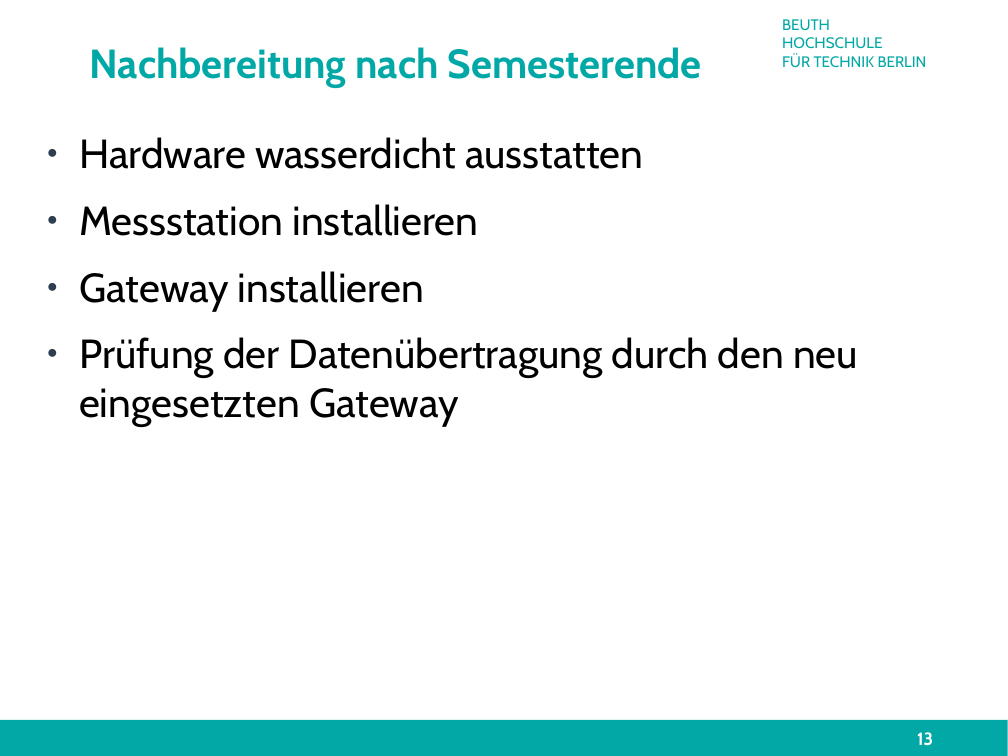
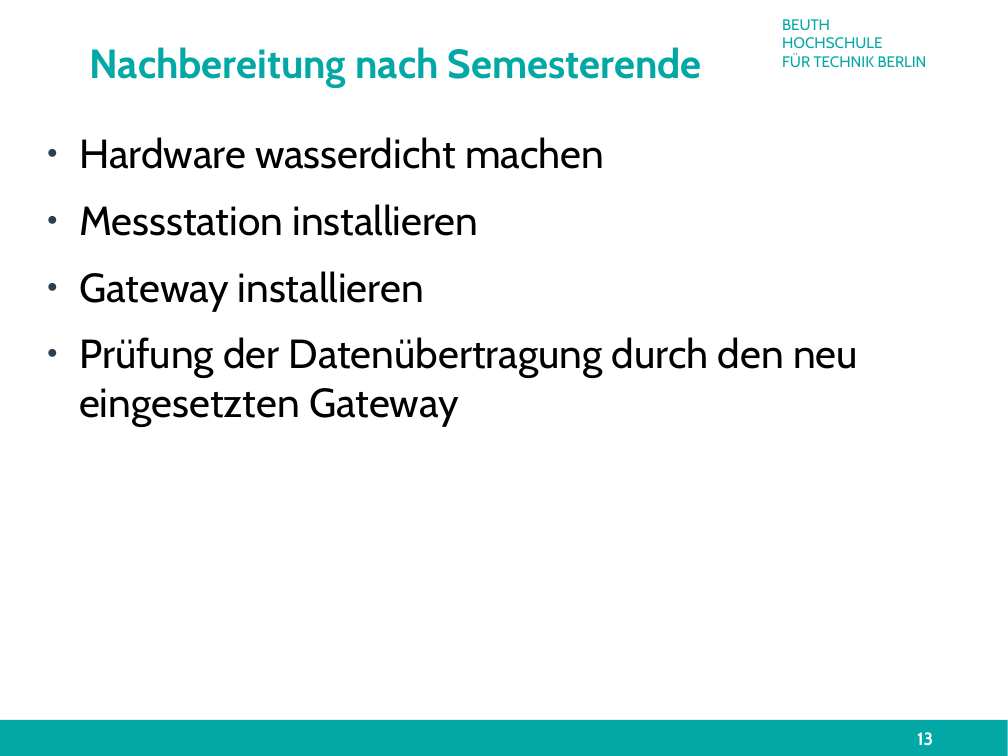
Before and after one commit to technologiestiftung/flussbad, a slide deck: slide 13 of doc/presentation/finalPresentation.odp. Drawn at 1008x756 pixels with LibreOffice and Linux fonts; fonts in the diff are those of the drawing; background and template pictures are left out. Boxes give left, top, right and bottom in pixels: in the first picture for what was removed or moved away, otherwise in the second. Text is boxed around its words. In the diff, an @@ line names an element or a change of style, - is before the commit and + after.

```diff
--- a/doc/presentation/finalPresentation.odp
+++ b/doc/presentation/finalPresentation.odp
@@ text at [79, 137, 604, 169]: text changed @@
-● Hardware wasserdicht ausstatten
+● Hardware wasserdicht machen
```
Also in this commit, not shown: 8 other slides changed.
